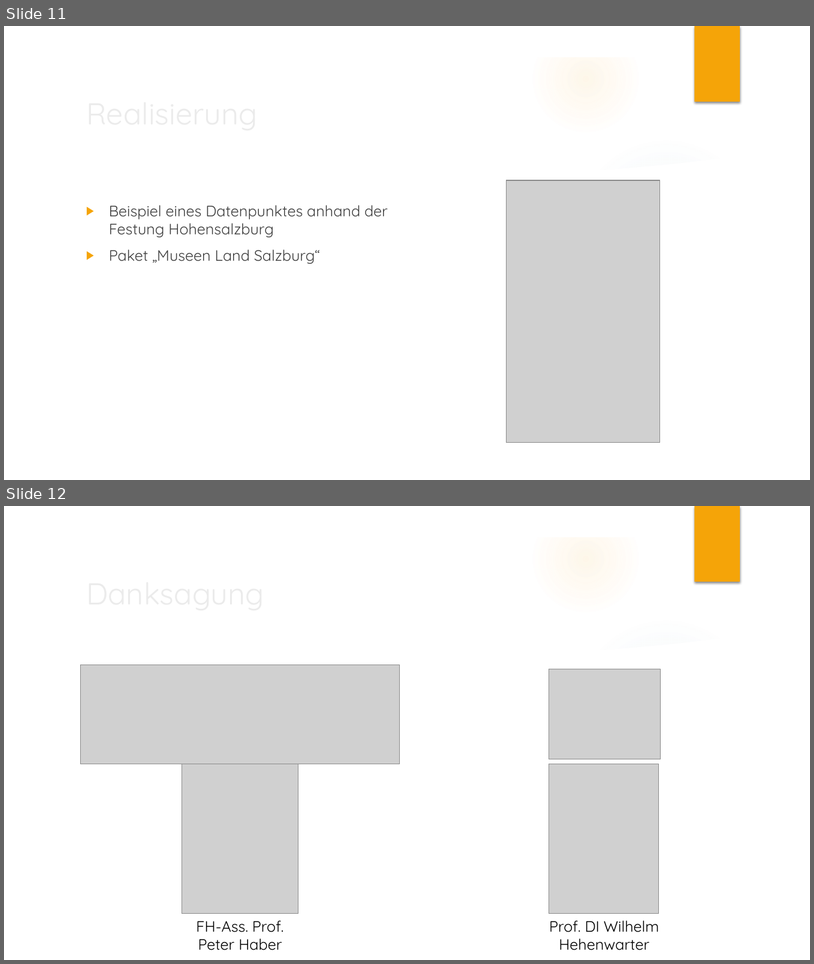
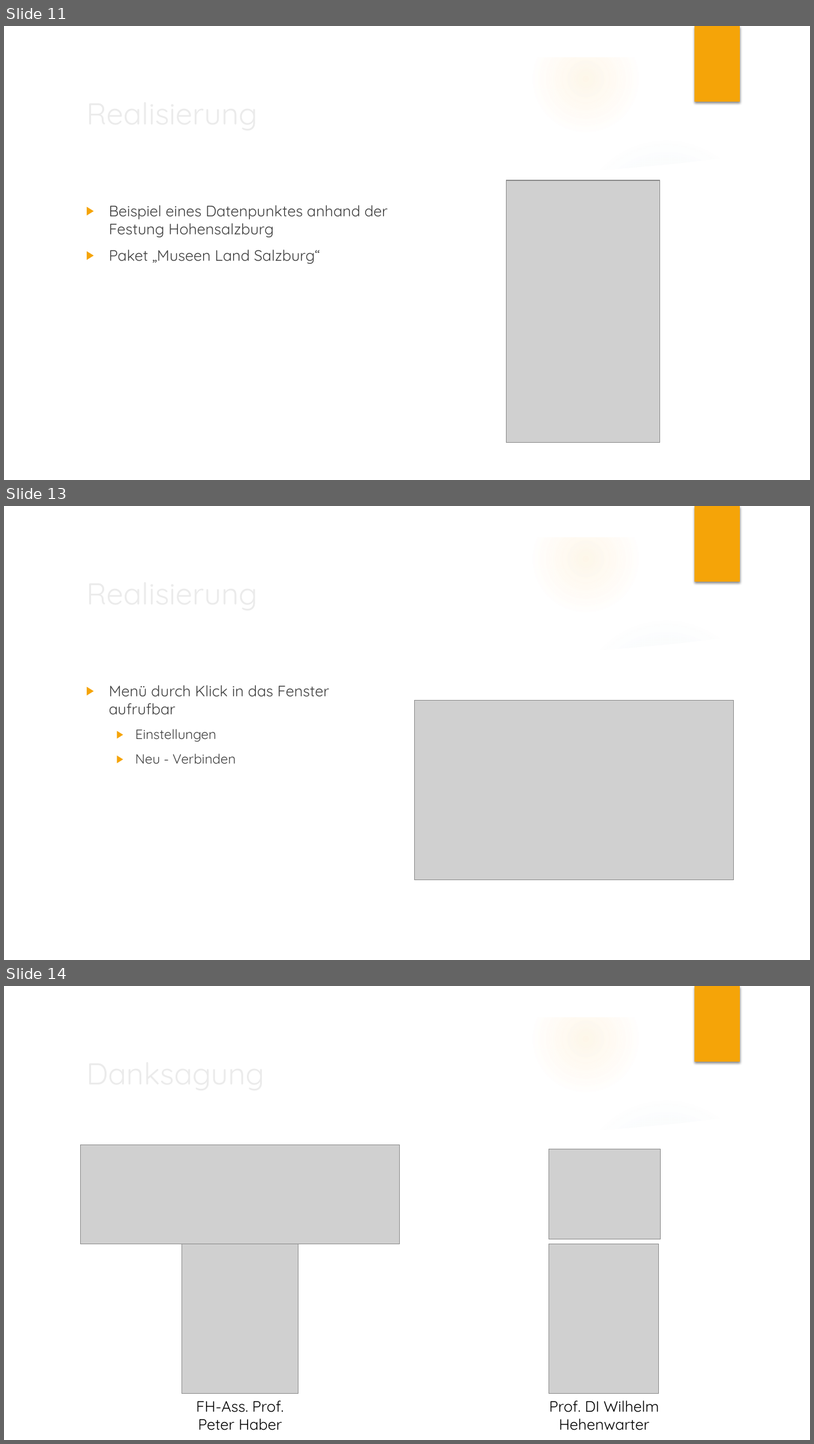
Before and after one commit to FerdinandBrunauer/Diplomarbeit, a slide deck: Planung/Präsentation/Präsentation.pptx. Shown one above the other, each under a label of ours: slides 11 and 12 before the commit, slides 11, 13 and 14 after it; the slides between them are not shown. The pictures are 814x964 and 814x1444 pixels, drawn with LibreOffice and Linux fonts; fonts in the diff are those of the drawing; grey boxes stand for pictures; background and template pictures are left out. Boxes give left, top, right and bottom in pixels: in the first picture for what was removed or moved away, otherwise in the second. Text is boxed around its words. In the diff, an @@ line names an element or a change of style, - is before the commit and + after.

Commit message:
Update Präsentation

```diff
--- a/Planung/Präsentation/Präsentation.pptx
+++ b/Planung/Präsentation/Präsentation.pptx
@@ slide 13 added at (4, 506, 810, 960), background picture (left out); not listed: 10 template elements that a slide beside it also shows @@
@@ title added at (80, 569, 660, 618), 36 pt, text #EBEBEB @@
+Realisierung
@@ text added at (109, 685, 329, 763), 18 pt, text #404040 @@
+▶ Menü durch Klick in das Fenster aufrufbar
+  ▶ Einstellungen
+  ▶ Neu - Verbinden
@@ picture added at (415, 700, 734, 880) @@
@@ what was slide 12 is now slide 14 @@
```
Also in this commit, not shown: 1 slide changed, 1 other slide added.
